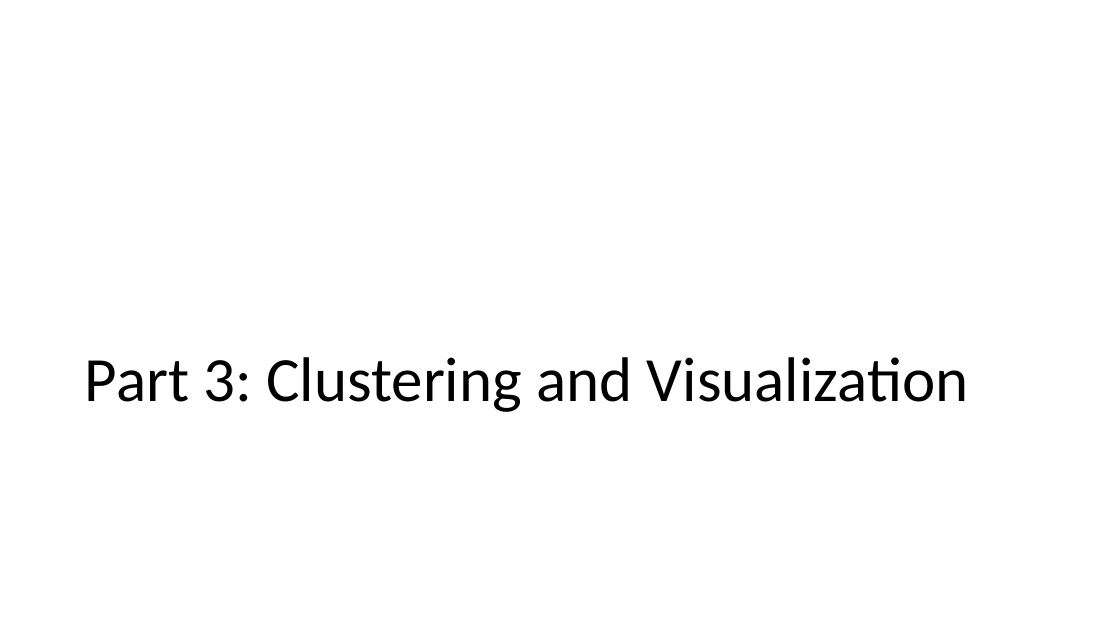
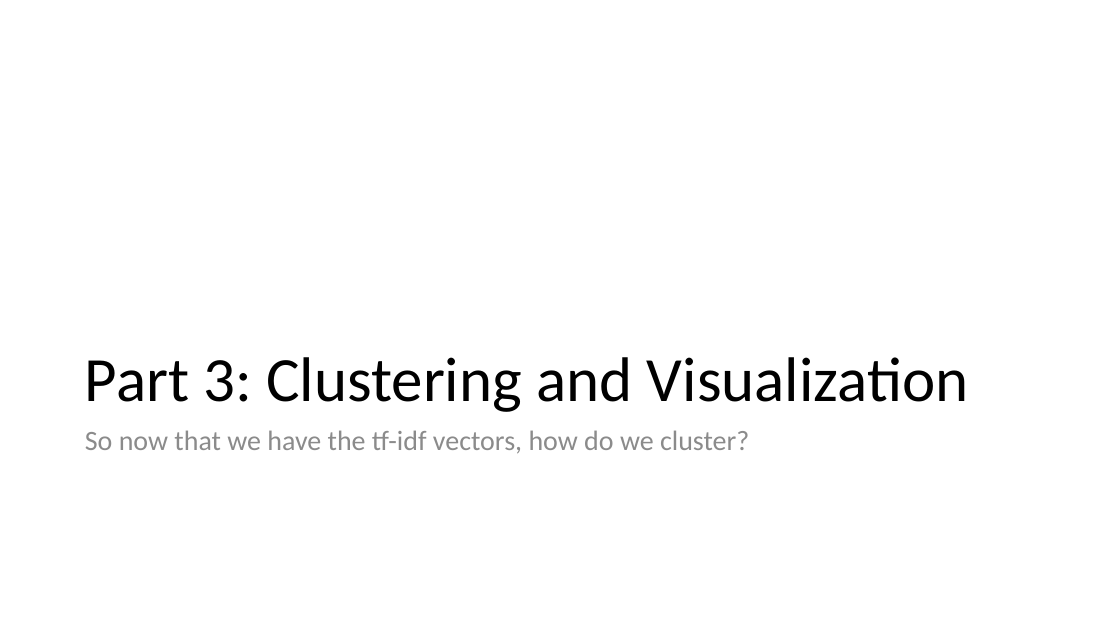
Before and after one commit to lnunno/big-data-nyt-tf-idf, a slide deck: slide 12 of docs/presentation.pptx (slide 10 before the commit). Drawn at 1120x630 pixels with LibreOffice and Linux fonts; fonts in the diff are those of the drawing. Boxes give left, top, right and bottom in pixels: in the first picture for what was removed or moved away, otherwise in the second. Text is boxed around its words. In the diff, an @@ line names an element or a change of style, - is before the commit and + after.

```diff
--- a/docs/presentation.pptx
+++ b/docs/presentation.pptx
@@ text added at (85, 430, 749, 453), 24 pt, text #8C8C8C @@
+So now that we have the tf-idf vectors, how do we cluster?
```
Also in this commit, not shown: 3 other slides changed, 8 slides added, 2 slides removed.
